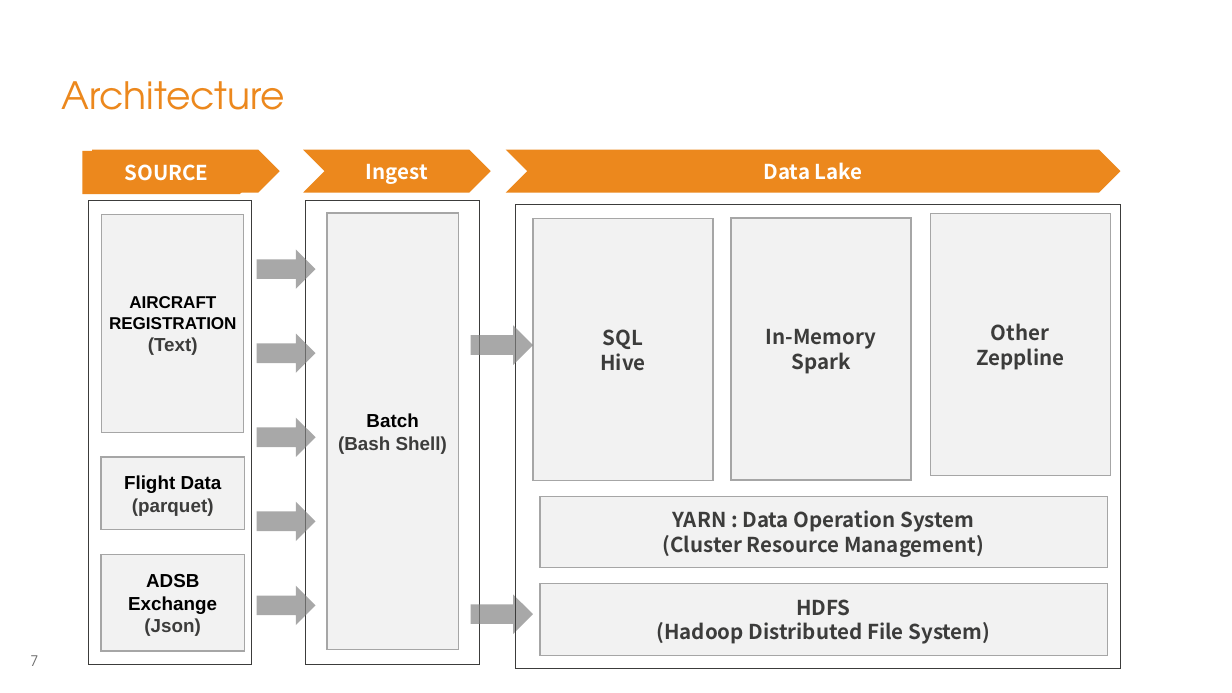
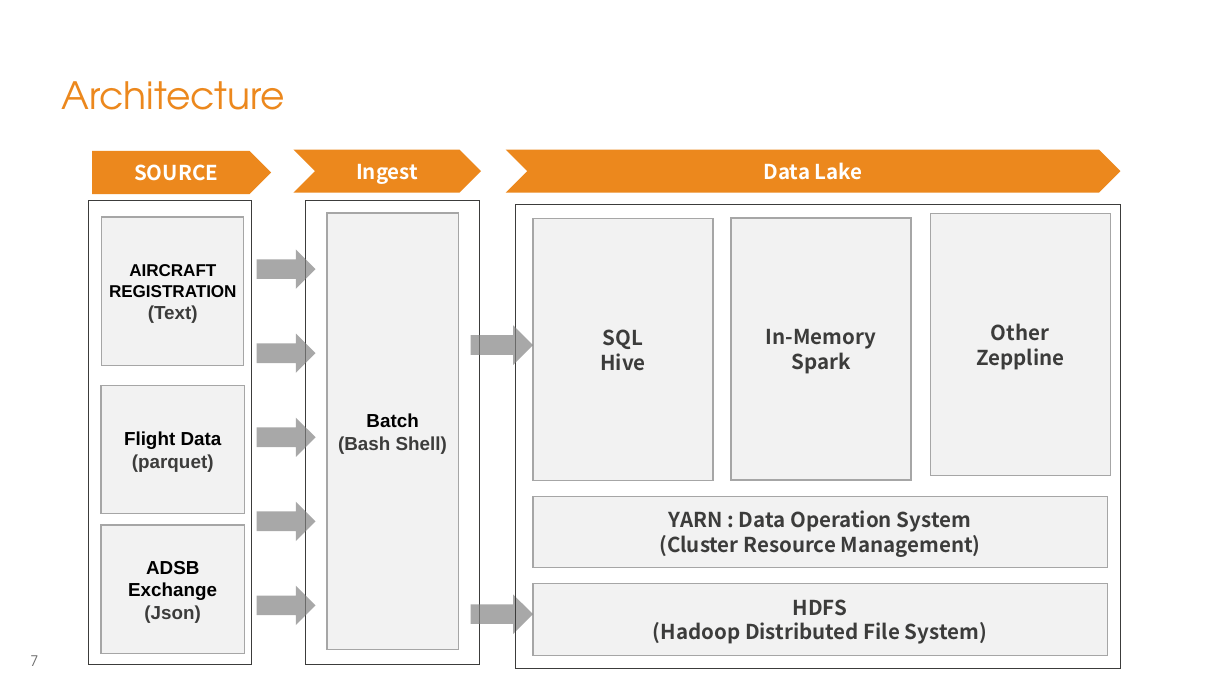
Before and after one commit to georgios-tsolakis-td/Bootcamp_Mar17_London, a slide deck: slide 7 of TeamMamoot/Skynet-Adsb-Market-DataAnalysis.pptx. Drawn at 1232x693 pixels with LibreOffice and Linux fonts; fonts in the diff are those of the drawing; background and template pictures are left out. Boxes give left, top, right and bottom in pixels: in the first picture for what was removed or moved away, otherwise in the second. Text is boxed around its words. In the diff, an @@ line names an element or a change of style, - is before the commit and + after.

Commit message:
modify architecture

```diff
--- a/TeamMamoot/Skynet-Adsb-Market-DataAnalysis.pptx
+++ b/TeamMamoot/Skynet-Adsb-Market-DataAnalysis.pptx
@@ pentagon arrow removed at (92,149,280,192) @@
-데이터 원천
@@ chevron "Ingest": place and size @@
-chevron "Ingest" at (303,149,490,192)
+chevron "Ingest" at (293,149,480,192)
@@ pentagon arrow "SOURCE": place and size @@
-pentagon arrow "SOURCE" at (83,152,261,195)
+pentagon arrow "SOURCE" at (92,152,271,195)
@@ rectangle "AIRCRAFT REGISTRATION": place and size @@
-rectangle "AIRCRAFT REGISTRATION" at (102,214,244,432)
+rectangle "AIRCRAFT REGISTRATION" at (102,217,244,366)
@@ rectangle "Flight Data": place and size @@
-rectangle "Flight Data" at (101,457,245,530)
+rectangle "Flight Data" at (101,386,245,514)
@@ rectangle "YARN : Data Operation System": place and size @@
-rectangle "YARN : Data Operation System" at (540,496,1108,568)
+rectangle "YARN : Data Operation System" at (533,496,1108,568)
@@ rectangle "ADSB": place and size @@
-rectangle "ADSB" at (101,554,245,650)
+rectangle "ADSB" at (101,525,245,653)
@@ rectangle "HDFS": place and size @@
-rectangle "HDFS" at (540,584,1108,655)
+rectangle "HDFS" at (533,584,1108,655)
```
